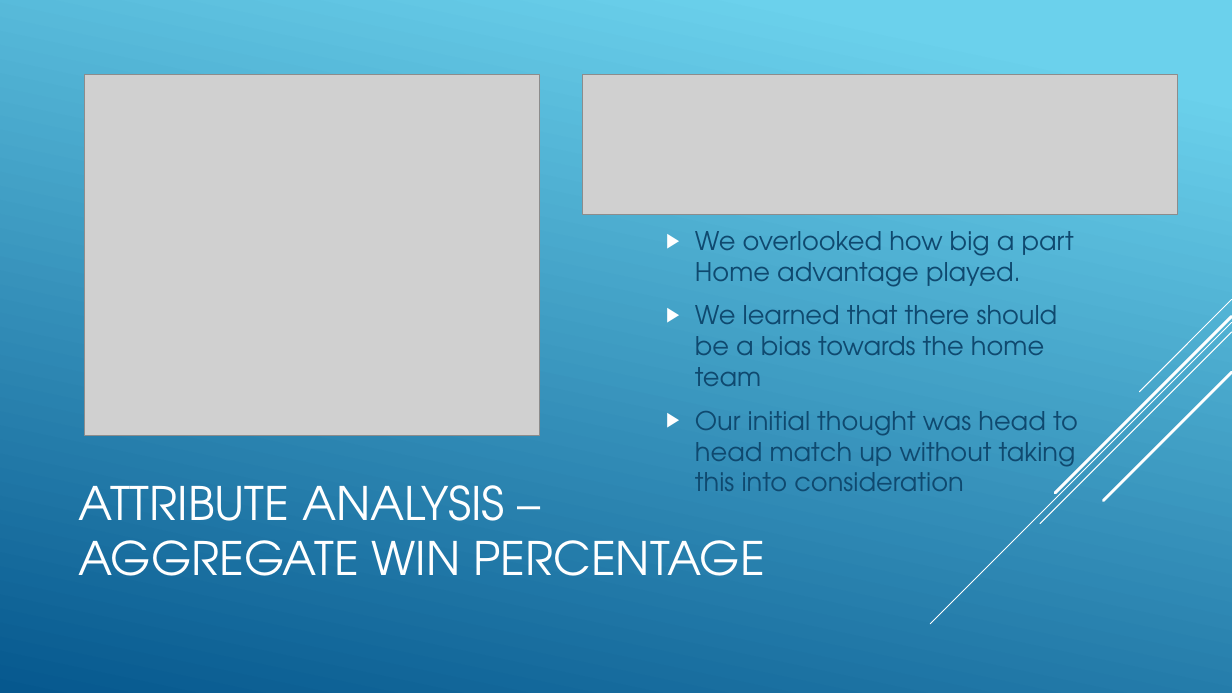
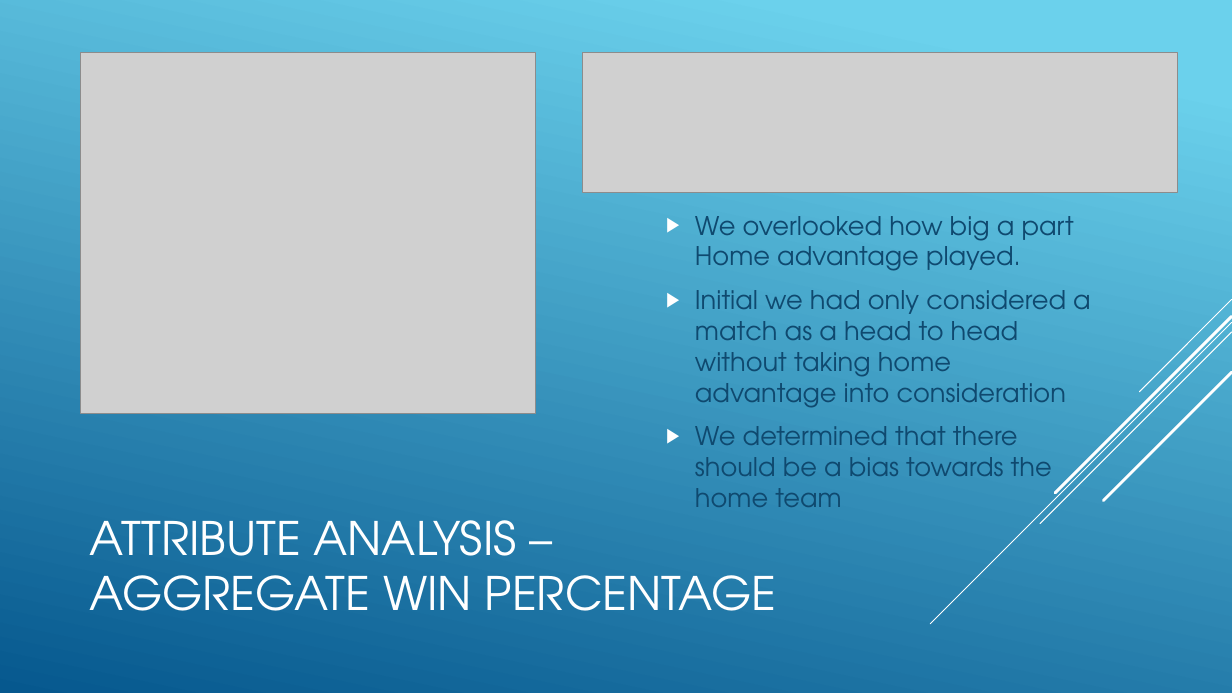
Before and after one commit to russell-brady/data-mining, a slide deck: slide 4 of Documents/WorkshopGroup40.pptx (slide 3 before the commit). Drawn at 1232x693 pixels with LibreOffice and Linux fonts; fonts in the diff are those of the drawing; grey boxes stand for pictures. Boxes give left, top, right and bottom in pixels: in the first picture for what was removed or moved away, otherwise in the second. Text is boxed around its words. In the diff, an @@ line names an element or a change of style, - is before the commit and + after.

```diff
--- a/Documents/WorkshopGroup40.pptx
+++ b/Documents/WorkshopGroup40.pptx
@@ picture: place and size @@
-picture at (84,74,540,435)
+picture at (80,52,536,413)
@@ picture: place and size @@
-picture at (582,74,1178,214)
+picture at (582,52,1178,192)
@@ text at (695,290,1091,507): text changed @@
-▶ We learned that there should be a bias towards the home team
-▶ Our initial thought was head to head match up without taking this into consideration
+▶ Initial we had only considered a match as a head to head without taking home advantage into consideration
+▶ We determined that there should be a bias towards the home team
@@ title "ATTRIBUTE ANALYSIS – AGGREGATE WIN ...": place and size @@
-title "ATTRIBUTE ANALYSIS – AGGREGATE WIN ..." at (78,485,764,576)
+title "ATTRIBUTE ANALYSIS – AGGREGATE WIN ..." at (90,520,776,611)
```
Also in this commit, not shown: 4 other slides changed, 1 slide added, 10 other files.
